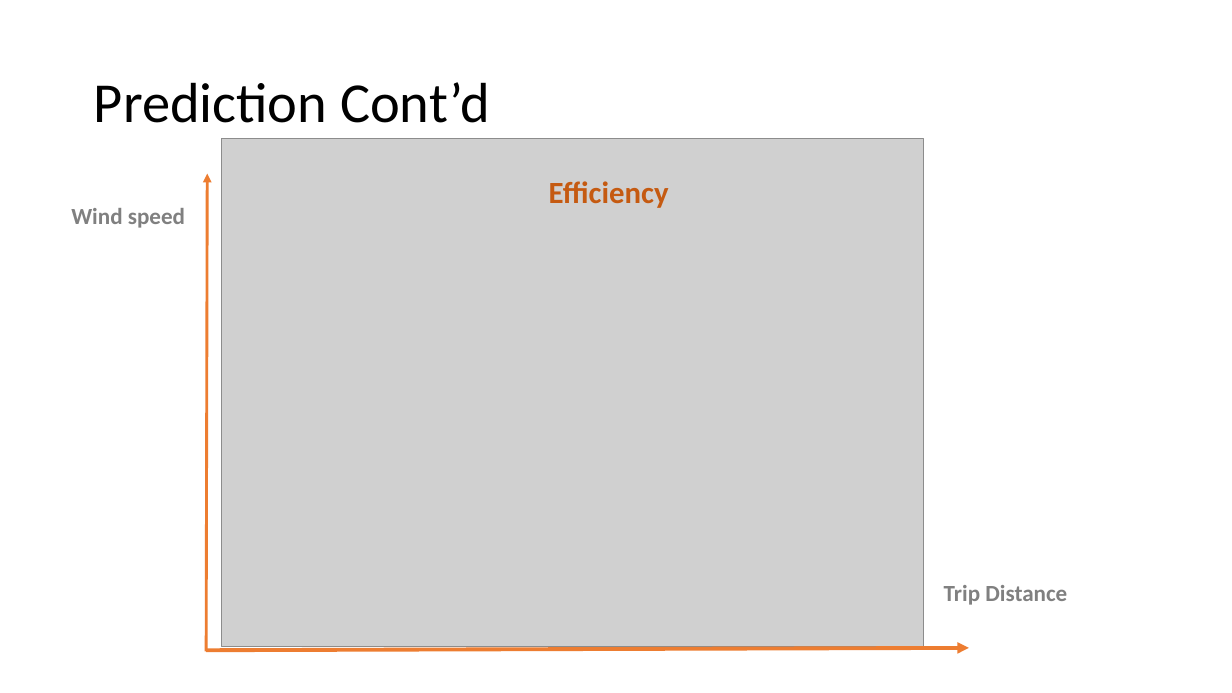
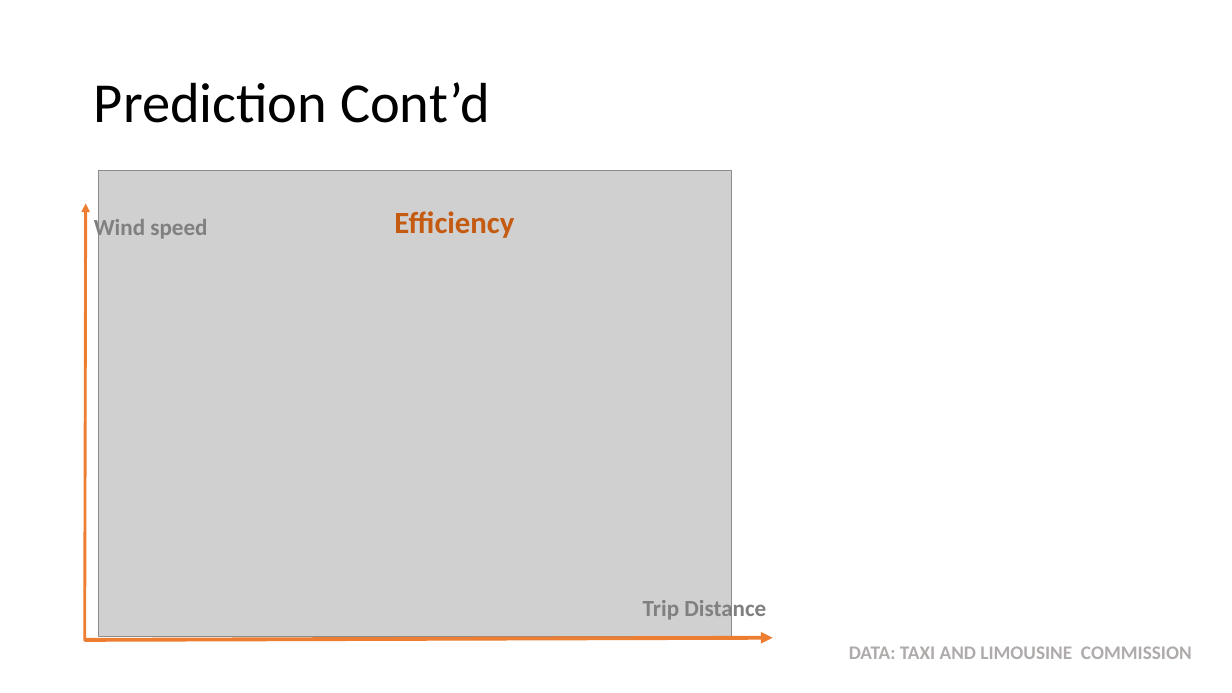
Before and after one commit to MiyainNYC/PySpark-Data-Challenge, a slide deck: slide 25 of DataChallengeAssessment.pptx (slide 26 before the commit). Drawn at 1232x693 pixels with LibreOffice and Linux fonts; fonts in the diff are those of the drawing; grey boxes stand for pictures. Boxes give left, top, right and bottom in pixels: in the first picture for what was removed or moved away, otherwise in the second. Text is boxed around its words. In the diff, an @@ line names an element or a change of style, - is before the commit and + after.

```diff
--- a/DataChallengeAssessment.pptx
+++ b/DataChallengeAssessment.pptx
@@ picture: place and size @@
-picture at [222,138,923,647]
+picture at [99,171,731,637]
@@ text "Wind speed" rewrapped from [71,208,185,228] to [94,215,207,241] @@
@@ arrow moved from (206, 652) - (207, 174) to (85, 641) - (86, 203) @@
@@ text "Efficiency": place and size @@
-text "Efficiency" at [549,181,669,208]
+text "Efficiency" at [394,211,514,238]
@@ text "Trip Distance" rewrapped from [944,585,1067,605] to [643,597,766,623] @@
@@ arrow moved from (206, 651) - (970, 648) to (85, 640) - (773, 638) @@
@@ text added at [849,646,1192,659], 15 pt, text #AFABAB, bold @@
+DATA: TAXI AND LIMOUSINE COMMISSION
```
Also in this commit, not shown: 12 other slides changed, 3 slides added, 4 slides removed.
